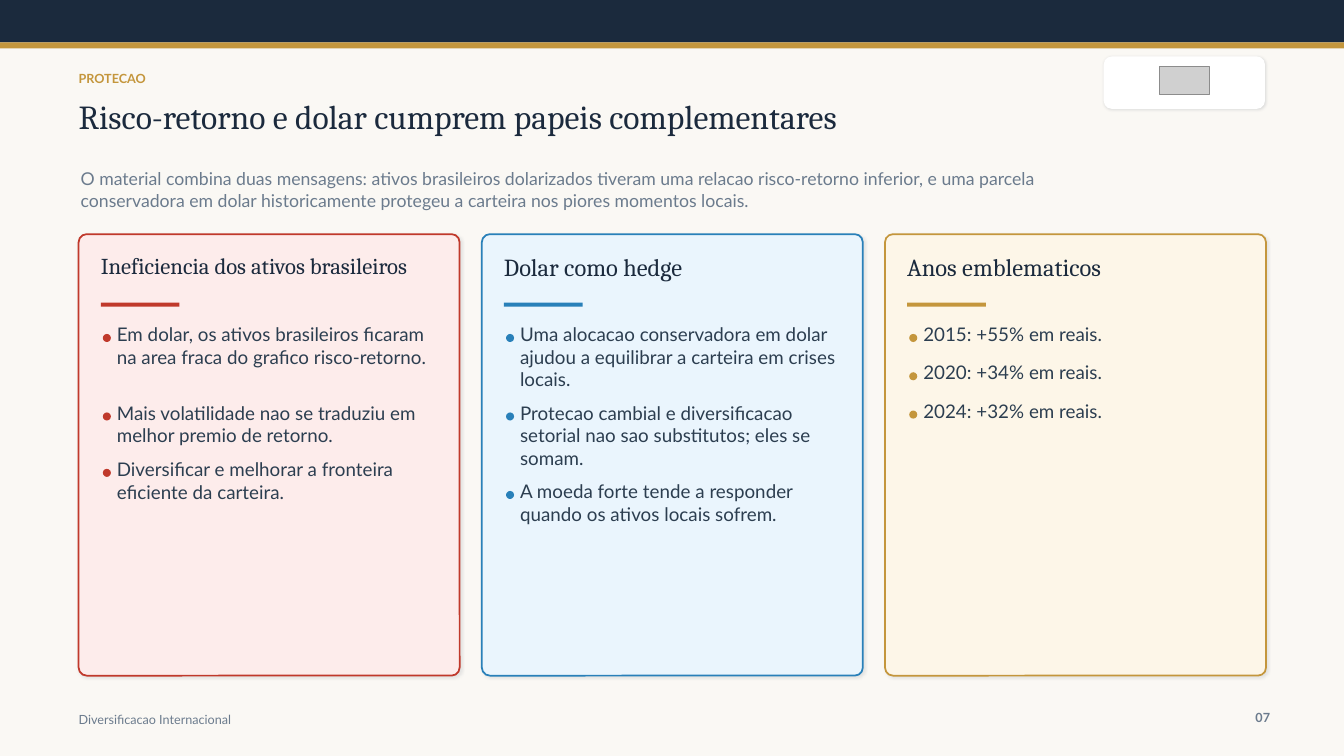
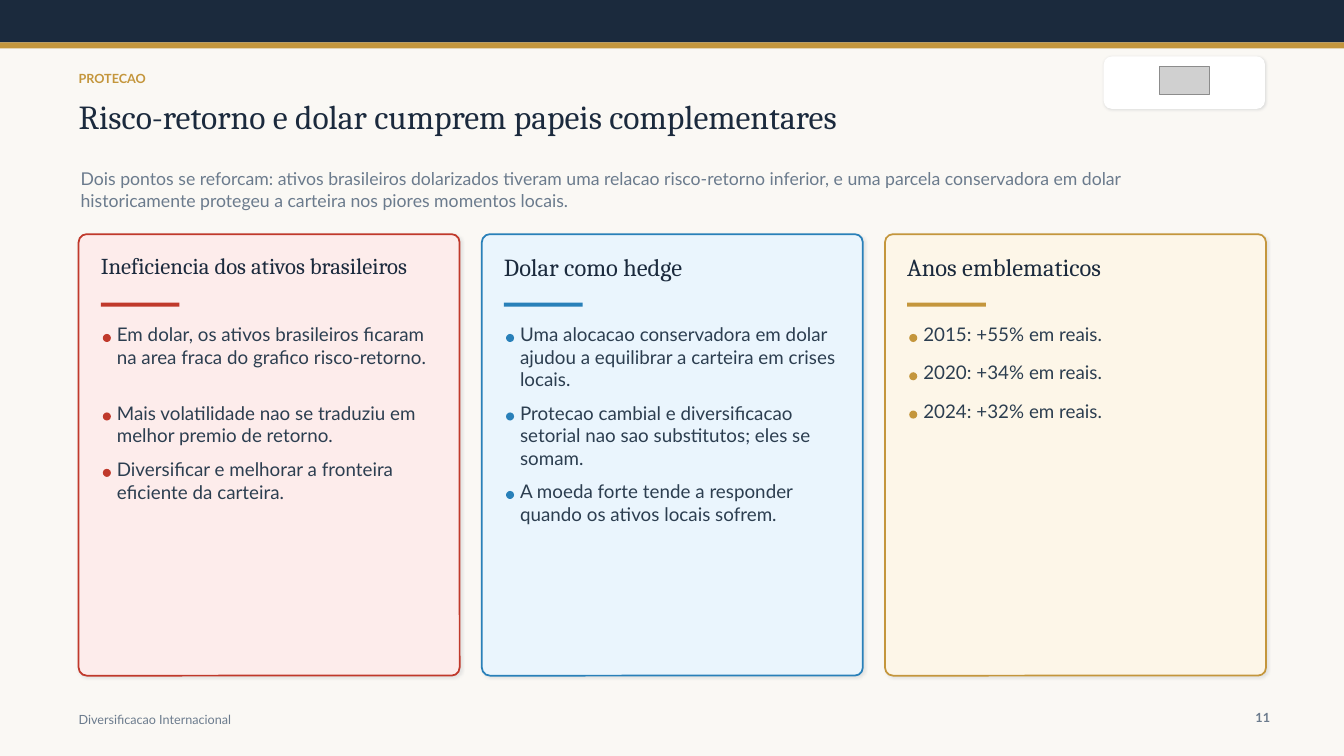
Before and after one commit to ArturLauriano/ApresentacaoOffshore, a slide deck: slide 11 of materials/presentations/por-que-investir-exterior-cliente-apresentacao.pptx (slide 7 before the commit). Drawn at 1344x756 pixels with LibreOffice and Linux fonts; fonts in the diff are those of the drawing; grey boxes stand for pictures. Boxes give left, top, right and bottom in pixels: in the first picture for what was removed or moved away, otherwise in the second. Text is boxed around its words. In the diff, an @@ line names an element or a change of style, - is before the commit and + after.

```diff
--- a/materials/presentations/por-que-investir-exterior-cliente-apresentacao.pptx
+++ b/materials/presentations/por-que-investir-exterior-cliente-apresentacao.pptx
@@ text at (x1=81, y1=172, x2=1121, y2=210): text changed @@
-O material combina duas mensagens: ativos brasileiros dolarizados tiveram uma relacao risco-retorno inferior, e uma parcela conservadora em dolar historicamente protegeu a carteira nos piores momentos locais.
+Dois pontos se reforcam: ativos brasileiros dolarizados tiveram uma relacao risco-retorno inferior, e uma parcela conservadora em dolar historicamente protegeu a carteira nos piores momentos locais.
@@ text at (x1=1255, y1=713, x2=1270, y2=722): text changed @@
-07
+11
```
Also in this commit, not shown: 9 other slides changed, 5 slides added, 4 other files.
